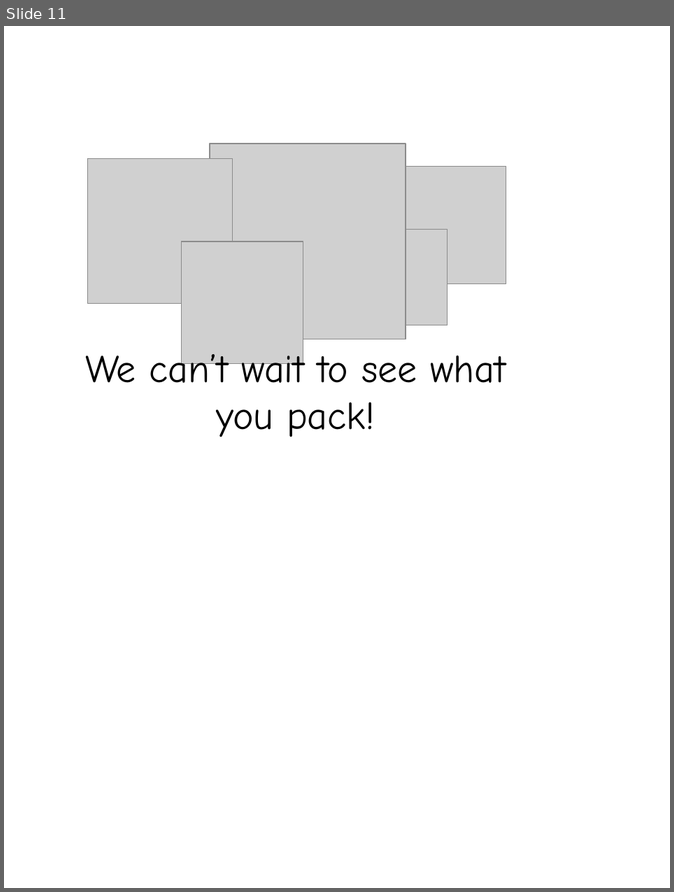
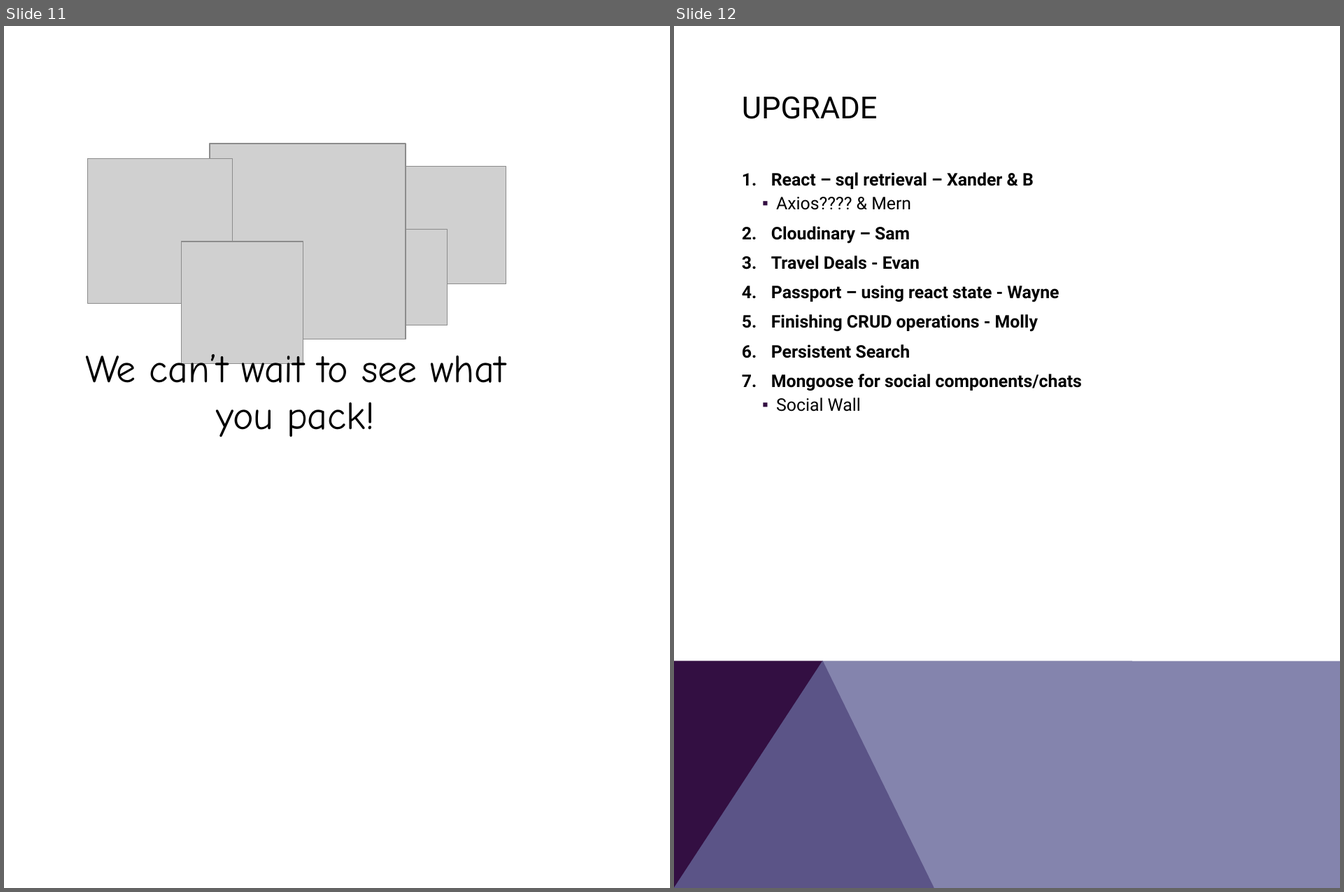
Before and after one commit to v-maxjohnson/Wander-Must, a slide deck: WanderMust_Proposal.pptx. Shown side by side, each under a label of ours: slide 11 before the commit, slides 11 and 12 after it. The pictures are 674x892 and 1344x892 pixels, drawn with LibreOffice and Linux fonts; fonts in the diff are those of the drawing; grey boxes stand for pictures. Boxes give left, top, right and bottom in pixels: in the first picture for what was removed or moved away, otherwise in the second. Text is boxed around its words. In the diff, an @@ line names an element or a change of style, - is before the commit and + after.

```diff
--- a/WanderMust_Proposal.pptx
+++ b/WanderMust_Proposal.pptx
@@ slide 12 added at (674,26,1340,888), background #FFFFFF; not listed: 2 template elements that a slide beside it also shows @@
@@ title added at (742,96,878,119), 28 pt, text #000000 @@
+UPGRADE
@@ text added at (771,172,1082,412), 16 pt, text #000000, bold @@
+1. React – sql retrieval – Xander & B
+    ▪ Axios???? & Mern
+2. Cloudinary – Sam
+3. Travel Deals - Evan
+4. Passport – using react state - Wayne
+5. Finishing CRUD operations - Molly
+6. Persistent Search
+7. Mongoose for social components/chats
+    ▪ Social Wall
```
Also in this commit, not shown: 2 other files.
